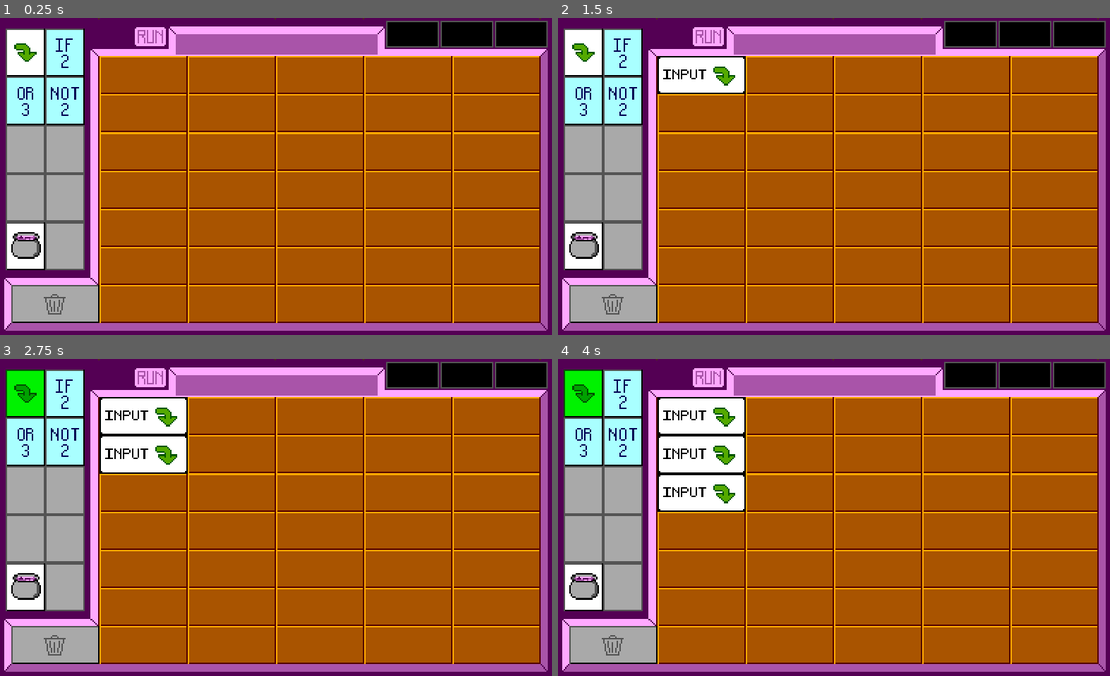
Above: before the commit, frames 1-4 (two rows, left to right).
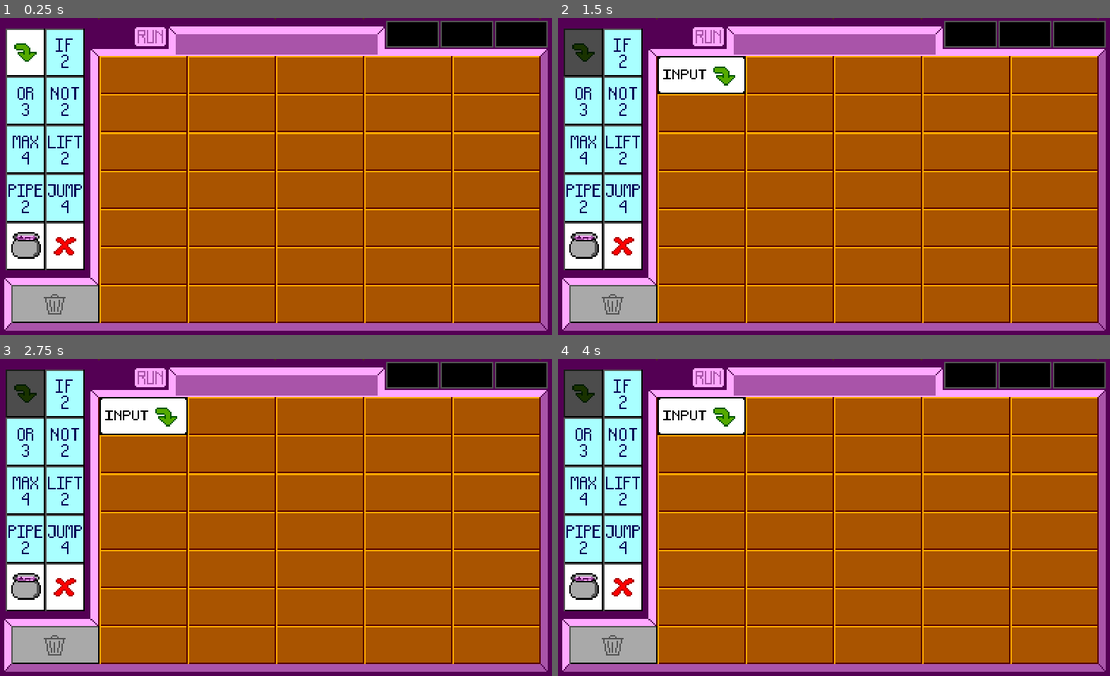
Above: after the commit, the same moments.

Repository: moxvallix/gemhacker-godot
Game: Godot game, scene res://game_window.tscn
The game is run twice, just before and just after one commit, with the same random seed, the same clock (stepped at 60 frames per second) and the same inputs.
Inputs (mouse positions are in pixels of both pictures, inside the frame that each line leads up to):
- Up to frame 1 (0.25 s): no input
- Up to frame 2 (1.5 s): click (585, 52) at 0.52 s; click (707, 37) at 1.25 s
- Up to frame 3 (2.75 s): click (27, 393) at 2.02 s
- Up to frame 4 (4 s): click (707, 378) at 2.75 s; click (585, 393) at 3.52 s

The runs differ from the first frame. In frame 1, 5.1% of the frame differs, in the area x 1-16%, y 33-80%; in frame 2, 6.1%; in frame 3, 8.1%; in frame 4, 10%, in the area x 1-35%, y 3-80%.

Commit message:
feat(state): start work on global game state

Diff:
--- a/game_window.tscn
+++ b/game_window.tscn
@@ -9,8 +9,16 @@
 [ext_resource path="res://scenes/ui/run_button.tscn" type="PackedScene" id=7]
 [ext_resource path="res://scenes/buttons/not_button.tscn" type="PackedScene" id=8]
 [ext_resource path="res://scripts/buttons/buttons-node.gd" type="Script" id=9]
+[ext_resource path="res://scenes/buttons/max_button.tscn" type="PackedScene" id=10]
+[ext_resource path="res://scenes/buttons/lift_button.tscn" type="PackedScene" id=11]
+[ext_resource path="res://scenes/buttons/jump_button.tscn" type="PackedScene" id=12]
+[ext_resource path="res://scenes/buttons/pipe_button.tscn" type="PackedScene" id=13]
+[ext_resource path="res://scenes/buttons/discard_button.tscn" type="PackedScene" id=14]
+[ext_resource path="res://scripts/board.gd" type="Script" id=15]
 
 [node name="game_window" type="Node2D"]
+script = ExtResource( 15 )
+state = "running"
 
 [node name="background" type="TextureRect" parent="."]
 margin_left = 0.226562
@@ -34,9 +42,6 @@
 [node name="input_button" parent="buttons" instance=ExtResource( 2 )]
 position = Vector2( 40, 35 )
 
-[node name="craft_button" parent="buttons" instance=ExtResource( 4 )]
-position = Vector2( 39.985, 694.992 )
-
 [node name="if_button" parent="buttons" instance=ExtResource( 6 )]
 position = Vector2( 174.984, 34.995 )
 
@@ -45,6 +50,28 @@
 
 [node name="not_button" parent="buttons" instance=ExtResource( 8 )]
 position = Vector2( 175, 200 )
+
+[node name="max_button" parent="buttons" instance=ExtResource( 10 )]
+position = Vector2( 40, 365 )
+
+[node name="lift_button" parent="buttons" instance=ExtResource( 11 )]
+position = Vector2( 175, 365 )
+card = "lift"
+
+[node name="pipe_button" parent="buttons" instance=ExtResource( 13 )]
+position = Vector2( 40, 530 )
+card = "pipe"
+
+[node name="jump_button" parent="buttons" instance=ExtResource( 12 )]
+position = Vector2( 175, 530 )
+card = "jump"
+
+[node name="craft_button" parent="buttons" instance=ExtResource( 4 )]
+position = Vector2( 39.985, 694.992 )
+
+[node name="discard_button" parent="buttons" instance=ExtResource( 14 )]
+position = Vector2( 175, 695 )
+card = "discard"
 
 [node name="ui" type="Control" parent="."]
 margin_right = 40.0
@@ -55,6 +82,8 @@
 
 [node name="run_button" parent="ui" instance=ExtResource( 7 )]
 position = Vector2( 480, 30 )
+
+[node name="quit_timer" type="Timer" parent="ui"]
 
 [node name="grid" type="Node2D" parent="."]
 script = ExtResource( 3 )
@@ -67,3 +96,4 @@
 y_start = 26
 
 [connection signal="card_created" from="grid" to="buttons" method="_on_grid_card_created"]
+[connection signal="card_destroyed" from="grid" to="buttons" method="_on_grid_card_destroyed"]
--- a/project.godot
+++ b/project.godot
@@ -13,6 +13,10 @@
 config/name="project_game"
 run/main_scene="res://game_window.tscn"
 config/icon="res://icon.png"
+
+[autoload]
+
+Main="*res://scripts/main.gd"
 
 [display]
 
@@ -48,6 +52,11 @@
 "events": [ Object(InputEventMouseButton,"resource_local_to_scene":false,"resource_name":"","device":0,"alt":false,"shi …(212 unchanged characters)…
  ]
 }
+ui_fullscreen={
+"deadzone": 0.5,
+"events": [ Object(InputEventKey,"resource_local_to_scene":false,"resource_name":"","device":0,"alt":false,"shift":false,"control":false,"meta":false,"command":false,"pressed":false,"scancode":16777254,"unicode":0,"echo":false,"script":null)
+ ]
+}
 
 [physics]
 
--- /dev/null
+++ b/scenes/buttons/discard_button.tscn
@@ -0,0 +1,9 @@
+[gd_scene load_steps=3 format=2]
+
+[ext_resource path="res://scenes/buttons/button.tscn" type="PackedScene" id=1]
+[ext_resource path="res://assets/buttons/discard.png" type="Texture" id=2]
+
+[node name="discard_button" instance=ExtResource( 1 )]
+
+[node name="button" parent="." index="0"]
+texture_normal = ExtResource( 2 )
--- /dev/null
+++ b/scenes/buttons/jump_button.tscn
@@ -0,0 +1,9 @@
+[gd_scene load_steps=3 format=2]
+
+[ext_resource path="res://scenes/buttons/button.tscn" type="PackedScene" id=1]
+[ext_resource path="res://assets/buttons/jump.png" type="Texture" id=2]
+
+[node name="jump_button" instance=ExtResource( 1 )]
+
+[node name="button" parent="." index="0"]
+texture_normal = ExtResource( 2 )
--- /dev/null
+++ b/scenes/buttons/lift_button.tscn
@@ -0,0 +1,9 @@
+[gd_scene load_steps=3 format=2]
+
+[ext_resource path="res://scenes/buttons/button.tscn" type="PackedScene" id=1]
+[ext_resource path="res://assets/buttons/lift.png" type="Texture" id=2]
+
+[node name="lift_button" instance=ExtResource( 1 )]
+
+[node name="button" parent="." index="0"]
+texture_normal = ExtResource( 2 )
--- /dev/null
+++ b/scenes/buttons/max_button.tscn
@@ -0,0 +1,10 @@
+[gd_scene load_steps=3 format=2]
+
+[ext_resource path="res://scenes/buttons/button.tscn" type="PackedScene" id=1]
+[ext_resource path="res://assets/buttons/max.png" type="Texture" id=2]
+
+[node name="max_button" instance=ExtResource( 1 )]
+card = "max"
+
+[node name="button" parent="." index="0"]
+texture_normal = ExtResource( 2 )
--- /dev/null
+++ b/scenes/buttons/pipe_button.tscn
@@ -0,0 +1,9 @@
+[gd_scene load_steps=3 format=2]
+
+[ext_resource path="res://scenes/buttons/button.tscn" type="PackedScene" id=1]
+[ext_resource path="res://assets/buttons/pipe.png" type="Texture" id=2]
+
+[node name="pipe_button" instance=ExtResource( 1 )]
+
+[node name="button" parent="." index="0"]
+texture_normal = ExtResource( 2 )
--- /dev/null
+++ b/scenes/cards/discard_card.tscn
@@ -0,0 +1,11 @@
+[gd_scene load_steps=3 format=2]
+
+[ext_resource path="res://scenes/cards/card.tscn" type="PackedScene" id=1]
+[ext_resource path="res://assets/cards/discard.png" type="Texture" id=2]
+
+[node name="discard_card" instance=ExtResource( 1 )]
+card = "discard"
+card_type = "action"
+
+[node name="TextureRect" parent="." index="0"]
+texture = ExtResource( 2 )
--- /dev/null
+++ b/scenes/cards/jump_card.tscn
@@ -0,0 +1,10 @@
+[gd_scene load_steps=3 format=2]
+
+[ext_resource path="res://scenes/cards/card.tscn" type="PackedScene" id=1]
+[ext_resource path="res://assets/cards/jump.png" type="Texture" id=2]
+
+[node name="jump_card" instance=ExtResource( 1 )]
+card = "jump"
+
+[node name="TextureRect" parent="." index="0"]
+texture = ExtResource( 2 )
--- /dev/null
+++ b/scenes/cards/lift_card.tscn
@@ -0,0 +1,10 @@
+[gd_scene load_steps=3 format=2]
+
+[ext_resource path="res://scenes/cards/card.tscn" type="PackedScene" id=1]
+[ext_resource path="res://assets/cards/lift.png" type="Texture" id=2]
+
+[node name="lift_card" instance=ExtResource( 1 )]
+card = "lift"
+
+[node name="TextureRect" parent="." index="0"]
+texture = ExtResource( 2 )
--- /dev/null
+++ b/scenes/cards/max_card.tscn
@@ -0,0 +1,11 @@
+[gd_scene load_steps=3 format=2]
+
+[ext_resource path="res://scenes/cards/card.tscn" type="PackedScene" id=1]
+[ext_resource path="res://assets/cards/max.png" type="Texture" id=2]
+
+[node name="max_card" instance=ExtResource( 1 )]
+card = "max"
+card_type = "single"
+
+[node name="TextureRect" parent="." index="0"]
+texture = ExtResource( 2 )
--- /dev/null
+++ b/scenes/cards/pipe_card.tscn
@@ -0,0 +1,10 @@
+[gd_scene load_steps=3 format=2]
+
+[ext_resource path="res://scenes/cards/card.tscn" type="PackedScene" id=1]
+[ext_resource path="res://assets/cards/pipe.png" type="Texture" id=2]
+
+[node name="pipe_card" instance=ExtResource( 1 )]
+card = "pipe"
+
+[node name="TextureRect" parent="." index="0"]
+texture = ExtResource( 2 )
--- /dev/null
+++ b/scripts/board.gd
@@ -0,0 +1,20 @@
+extends Node2D
+
+signal state_broadcast(state)
+export (String, "none", "ready", "running") var state
+
+# Declare member variables here. Examples:
+# var a = 2
+# var b = "text"
+
+
+# Called when the node enters the scene tree for the first time.
+func _ready():
+	emit_signal("state_broadcast", state)
+	print(state)
+	pass # Replace with function body.
+
+
+# Called every frame. 'delta' is the elapsed time since the previous frame.
+#func _process(delta):
+#	pass
--- a/scripts/buttons/buttons-node.gd
+++ b/scripts/buttons/buttons-node.gd
@@ -5,16 +5,30 @@
 # var a = 2
 # var b = "text"
 
+var state
 
-# Called when the node enters the scene tree for the first time.
 func _ready():
-	pass # Replace with function body.
+	var root = get_tree().get_root()
+	root.connect("state_broadcast", self, "_on_state_broadcast")
 
+func _on_state_broadcast(broadcast_state):
+	state = broadcast_state
 
 # Called every frame. 'delta' is the elapsed time since the previous frame.
 #func _process(delta):
 #	pass
 
+func _on_grid_card_created(card):
+	if card.card_type == "action":
+		set_card_enabled(card, false)
 
-func _on_grid_card_created(card):
-	pass # Replace with function body.
+func _on_grid_card_destroyed(card):
+	if card.card_type == "action":
+		set_card_enabled(card, true)
+
+func set_card_enabled(card, value):
+	var card_id = card.card
+	for button in self.get_children():
+		if button.card == card_id:
+			button.enabled = value
+			break
--- a/scripts/buttons/buttons.gd
+++ b/scripts/buttons/buttons.gd
@@ -5,18 +5,28 @@
 var enabled = true
 
 # Called when the node enters the scene tree for the first time.
+var state
+
 func _ready():
-	pass # Replace with function body.
+	var root = get_tree().get_root()
+	root.connect("state_broadcast", self, "_on_state_broadcast")
+
+func _on_state_broadcast(broadcast_state):
+	state = broadcast_state
+	print(state)
 
 # Called every frame. 'delta' is the elapsed time since the previous frame.
 func _process(delta):
+	if enabled:
+		self.modulate = Color(1, 1, 1)
 	if !enabled:
 		self.modulate = Color(0.3, 0.3, 0.3)
 
 func _on_button_mouse_entered():
-	if enabled:
-		var button = get_node("button")
-		button.modulate = Color(0, 0.95, 0)
+	if state != "running":
+		if enabled:
+			var button = get_node("button")
+			button.modulate = Color(0, 0.95, 0)
 
 func _on_button_mouse_exited():
 	var button = get_node("button")
@@ -25,7 +35,3 @@
 func _on_button_pressed():
 	if enabled:
 		get_parent().get_parent().get_node("grid").create_card(card)
-
-
-func _on_grid_card_created(card, type):
-	pass # Replace with function body.
--- a/scripts/cards/card.gd
+++ b/scripts/cards/card.gd
@@ -25,9 +25,6 @@
 	if card_type == "double":
 		add_material(material_1_scene.instance(), material_1_pos)
 		add_material(material_2_scene.instance(), material_2_pos)
-	if card_type == "action":
-		pass
-	pass # Replace with function body.
 
 func add_material(material, position):
 	add_child(material)
--- a/scripts/grid.gd
+++ b/scripts/grid.gd
@@ -12,6 +12,7 @@
 var exit_loop
 
 signal card_created(card)
+signal card_destroyed(card)
 
 var trash_zone = Vector2(-1, 6)
 
@@ -28,9 +29,14 @@
 var possible_cards = [
 	preload("res://scenes/cards/input_card.tscn"),
 	preload("res://scenes/cards/craft_card.tscn"),
+	preload("res://scenes/cards/discard_card.tscn"),
 	preload("res://scenes/cards/if_card.tscn"),
 	preload("res://scenes/cards/or_card.tscn"),
 	preload("res://scenes/cards/not_card.tscn"),
+	preload("res://scenes/cards/max_card.tscn"),
+	preload("res://scenes/cards/lift_card.tscn"),
+	preload("res://scenes/cards/pipe_card.tscn"),
+	preload("res://scenes/cards/jump_card.tscn"),
 ]
 
 # Called when the node enters the scene tree for the first time.
@@ -89,9 +95,10 @@
 				being_dragged = current_tile
 				board[click_pos.x][click_pos.y] = null
 			if click_pos == trash_zone && shifting == true:
-				for n in get_node(".").get_children():
-					get_node(".").remove_child(n)
-					n.queue_free()
+				for object in get_node(".").get_children():
+					emit_signal("card_destroyed", object)
+					get_node(".").remove_child(object)
+					object.queue_free()
 				board = make_2d_array()
 
 	if Input.is_action_just_released("ui_touch"):
@@ -137,6 +144,7 @@
 			send_back(object)
 	elif grid_pos == trash_zone:
 		dragging = false
+		emit_signal("card_destroyed", object)
 		object.queue_free()
 	else:
 		send_back(object)
--- a/scripts/main.gd
+++ b/scripts/main.gd
@@ -1,6 +1,4 @@
 extends Node
-
-var fullscreen_toggle = false
 
 # Called when the node enters the scene tree for the first time.
 func _ready():
Not shown: 1 places in game_window.tscn that only renumber resources
